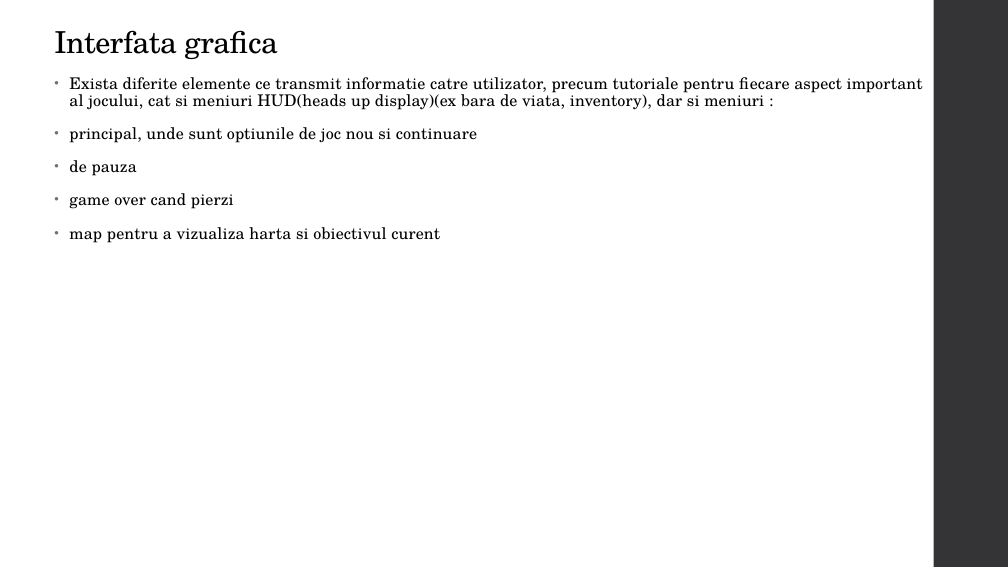
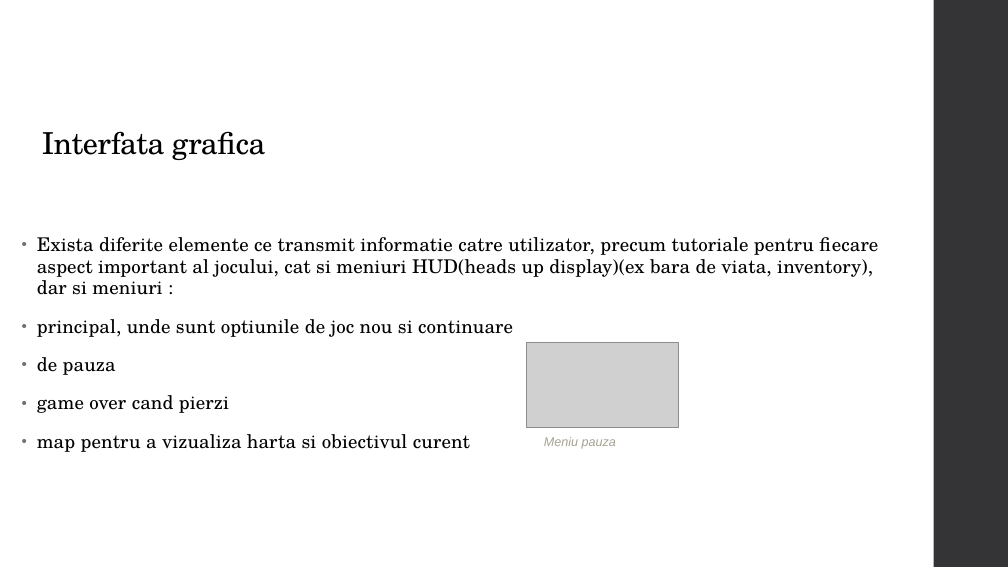
Before and after one commit to Mars-Zero/Strafer-II, a slide deck: slide 6 of Strafer II.pptx. Drawn at 1008x567 pixels with LibreOffice and Linux fonts; fonts in the diff are those of the drawing; grey boxes stand for pictures. Boxes give left, top, right and bottom in pixels: in the first picture for what was removed or moved away, otherwise in the second. Text is boxed around its words. In the diff, an @@ line names an element or a change of style, - is before the commit and + after.

```diff
--- a/Strafer II.pptx
+++ b/Strafer II.pptx
@@ title "Interfata grafica": place and size @@
-title "Interfata grafica" at [54,30,278,59]
+title "Interfata grafica" at [42,131,266,160]
@@ text "Exista diferite elemente ce transmit ...": place and size @@
-text "Exista diferite elemente ce transmit ..." at [69,77,923,243]
+text "Exista diferite elemente ce transmit ..." at [37,237,878,452]
@@ text "Exista diferite elemente ce transmit ..." at [37,237,878,452]: size 15.3 to 18 pt; line spacing 0.85 to 0.95 @@
@@ picture added at [527,343,679,428] @@
@@ text added at [544,437,616,448], 12 pt, text #A7A192, italic @@
+Meniu pauza
```
Also in this commit, not shown: 4 other slides changed, 2 slides added, 1 slide removed, 3 other files.
